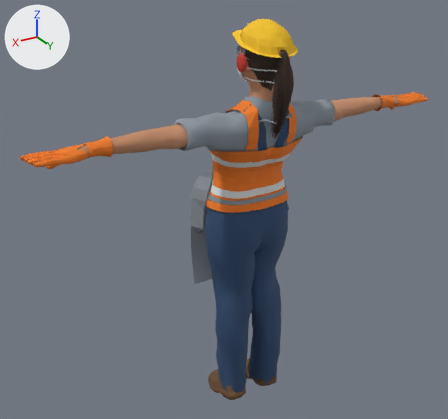
What one commit did to the glTF model assets/modelos3d/pessoa_mulher.glb.
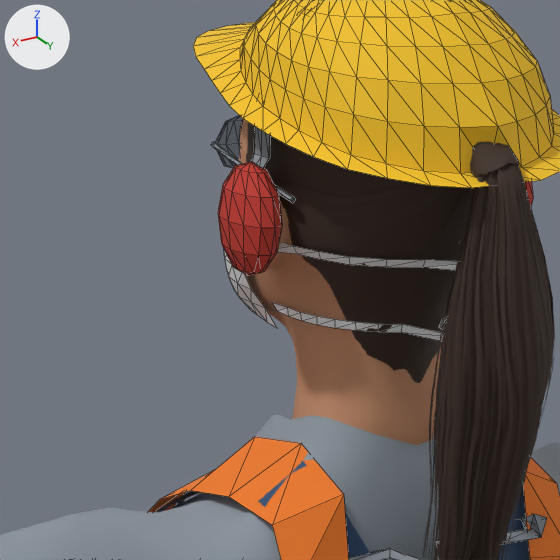
There are two pictures of each version: one whole from a 50 mm lens placed at (1.43, 2.183, 2.12), pointed at (0.094, -0.044, 1.006), one close up on the part from 44% to 66% of the width and 6% to 29% of the height. Lighting does not change. The marker at upper left points along +X, +Y and +Z. The first two pictures are the older version. The close-ups show mesh edges as thin lines. Vertices at exactly the same position are counted once.

Objects in the first close-up: 'corpo', 'epi_avental', 'epi_capacete', 'epi_colete', 'epi_mascara', 'epi_oculos', 'epi_protetor_auricular'.
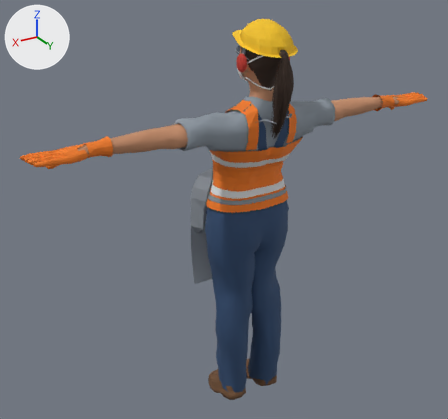
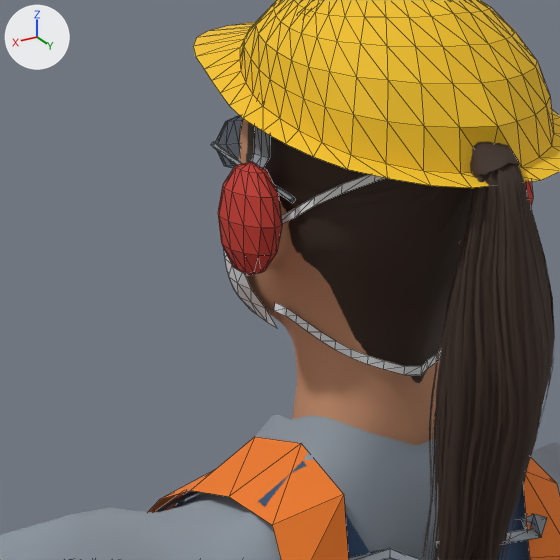
What changed in the scene script:
```text
Change me_epi_mascara:
    used by ob_epi_mascara; location = (0.0, 0.0, 0.0)
    remove me_epi_mascara.from_pydata(...)  # 159 vertices, 208 faces; spans x -0.092..0.092, y -0.042..0.226, z 1.603..1.683
    add me_epi_mascara.from_pydata(...)  # 175 vertices, 224 faces; spans x -0.09..0.09, y -0.042..0.23, z 1.582..1.742
    me_epi_mascara part 1: a new loose piece of 42 vertices spanning x -0.059..0.059, y 0.07..0.164, z 1.582..1.621, in mat_epi_branco (white #eeeff0)
    me_epi_mascara part 2: a new loose piece of 42 vertices spanning x -0.09..0.09, y 0.062..0.23, z 1.667..1.742, in mat_epi_branco (white #eeeff0)
    me_epi_mascara part 3
    68 vertices are removed from x -0.092..0.092, y 0.062..0.226, z 1.61..1.673
    64 faces are deleted
```

Pixel boxes [x1, y1, x2, y2] of what changed, in the close-ups (560 x 560 px):
'epi_mascara', reshaped: before [224, 242, 457, 341]; after [224, 174, 441, 375]
part 1 of me_epi_mascara, added: after [274, 303, 441, 375]
part 2 of me_epi_mascara, added: after [281, 174, 386, 224]
part 3 of me_epi_mascara, deleted: before [272, 242, 457, 341]
